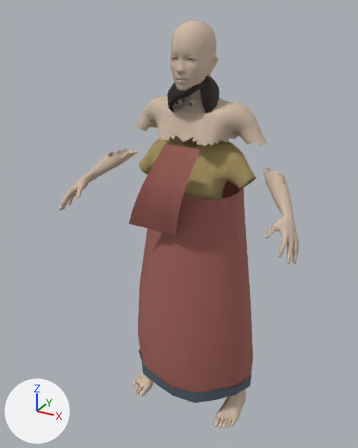
The Blender file WorkingAssets/NPCs/village_woman/village_woman_mpfb.blend, before and after one commit.
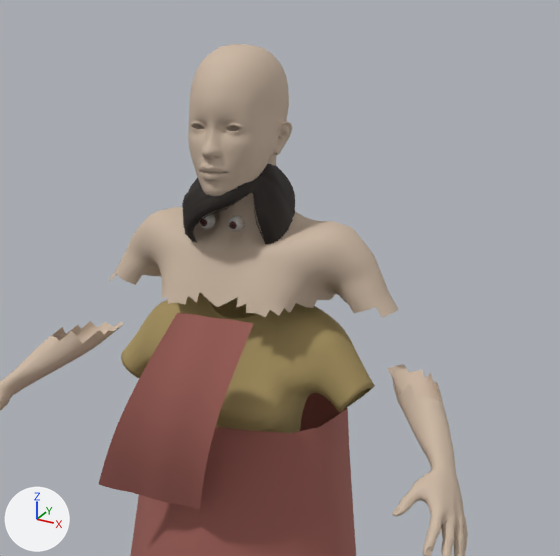
There are two pictures of each version: one whole from a 50 mm lens placed at (0.854, -1.716, 1.713), pointed at (-0.059, -0.057, 0.884), one close up on the part from 23% to 95% of the width and 0% to 57% of the height. Lighting does not change. The marker at lower left points along +X, +Y and +Z. The older version's two pictures come first.

Names of what the first close-up shows: 'Farmer_hair', 'Fitted cotton upper base', 'Woven sari pallu over blouse', 'Wrapped sari lower drape', 'village_woman_MakeHuman_body' and 1 more.
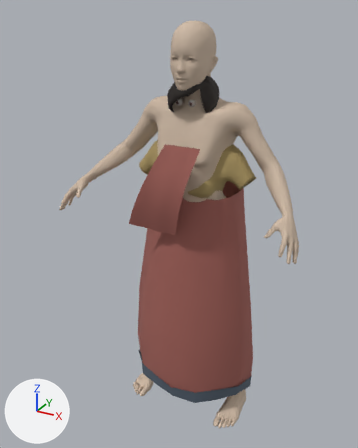
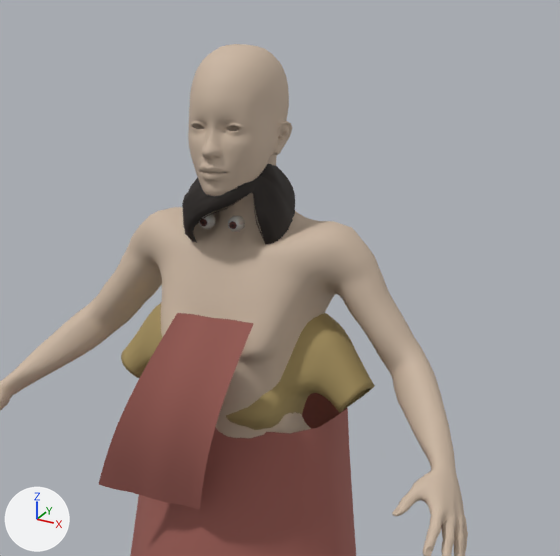
Changed parts and their boxes (x1, y1, x2, y2) in the close-ups (560 x 556 px):
'village_woman_MakeHuman_body', modifiers changed
    both: (0, 44, 468, 556)

The change, as a diff of the scene's bpy script:
```diff
--- a/WorkingAssets/NPCs/village_woman/village_woman_mpfb.blend.py
+++ b/WorkingAssets/NPCs/village_woman/village_woman_mpfb.blend.py
@@ ob_village_woman_makehuman_body @@
 _m = ob_village_woman_makehuman_body.modifiers.new('Hide helpers', 'MASK')
 _m.vertex_group = 'body'
-_m = ob_village_woman_makehuman_body.modifiers.new('Hide skin beneath period cloth', 'MASK')
-_m.vertex_group = 'Visible period skin'
```
